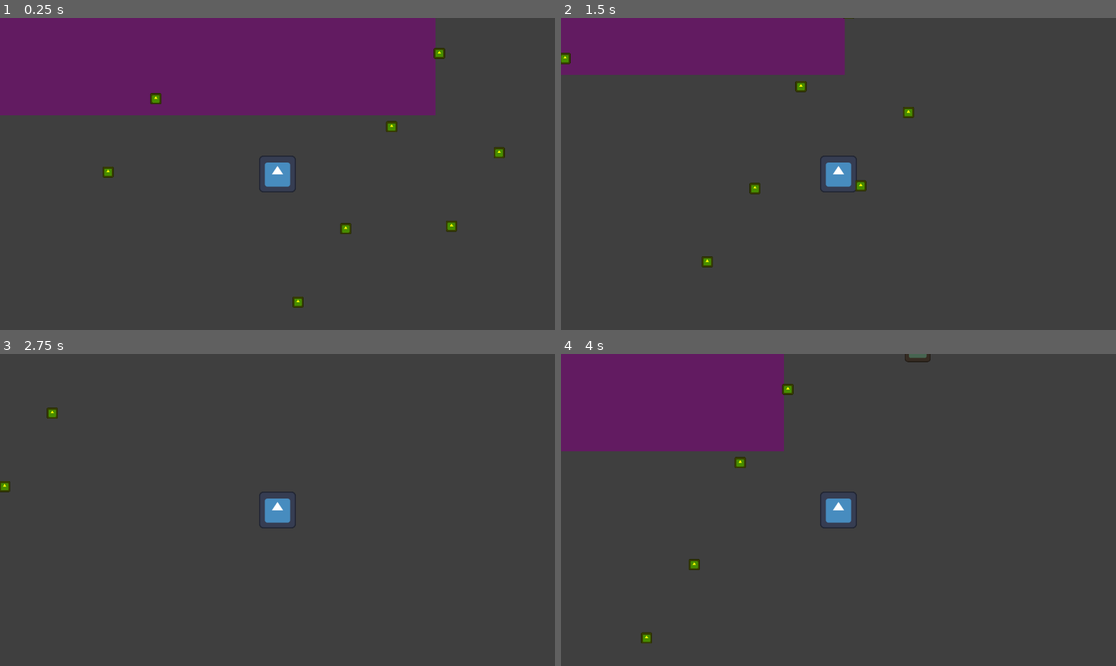
Above: before the commit, frames 1-4 (two rows, left to right).
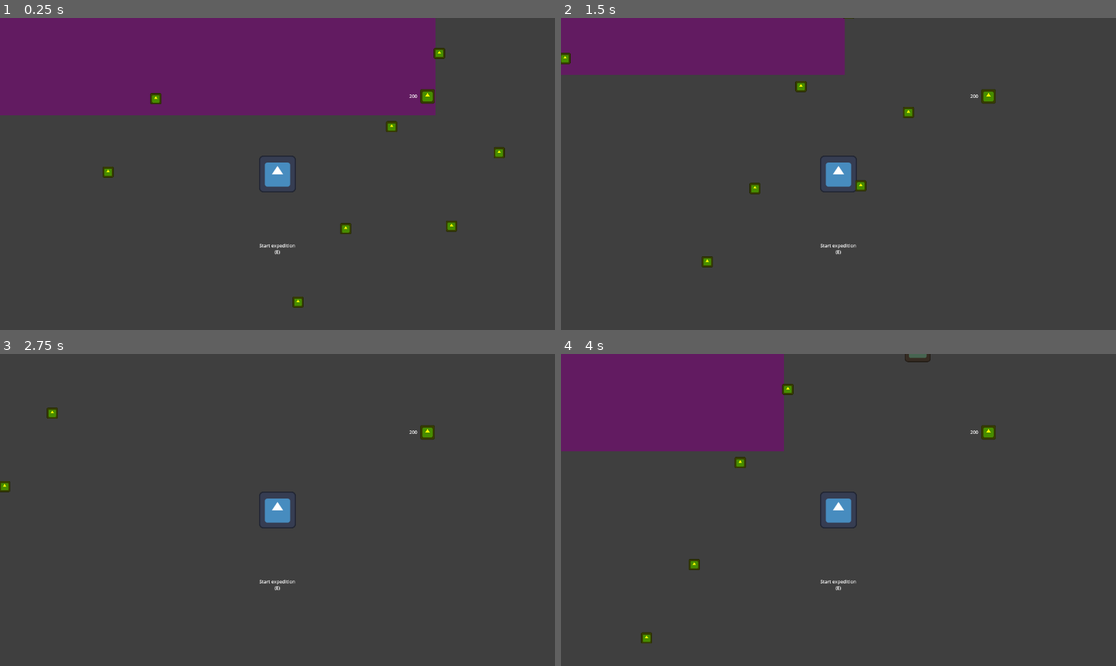
Above: after the commit, the same moments.

Repository: DeepRestGames/incremental-space-game
Game: Godot game, scene res://Scenes/Prototypes/Prototype_MainScene.tscn
Same seed, same stepped clock (60 frames per second), same inputs: the game is played once before the commit and once after it. The engine's default icon, where the game draws it, is replaced by a stand-in: a white triangle on a blue panel in a dark square.
Inputs (mouse positions are in pixels of both pictures, inside the frame that each line leads up to):
- Up to frame 1 (0.25 s): no input
- Up to frame 2 (1.5 s): tap Enter at 0.5 s; move the mouse to (960, 158) at 0.52 s; hold D (move_right) 0.53-1.28 s; hold E (interact) 0.53-1.28 s; move the mouse to (727, 189) at 1.27 s; hold S (move_down) from 1.28 s (still down); tap E (interact) at 1.35 s
- Up to frame 3 (2.75 s): move the mouse to (333, 441) at 2.02 s; release S (move_down) at 2.03 s; hold D (move_right) from 2.03 s (still down); hold E (interact) from 2.03 s (still down)
- Up to frame 4 (4 s): move the mouse to (810, 572) at 2.77 s; release D (move_right) at 2.78 s; release E (interact) at 2.78 s; hold W (move_up) 2.78-3.53 s; tap E (interact) at 2.85 s; move the mouse to (1005, 556) at 3.52 s; hold A (move_left) from 3.53 s (still down); hold E (interact) from 3.53 s (still down)

The runs differ from the first frame. In frame 1, 0.2% of the frame differs, in the area x 46-79%, y 22-76%; in frame 2, 0.2%; in frame 3, 0.2%; in frame 4, 0.2%.

Commit message:
[HUD] ResourceCounter

Diff:
--- a/Scenes/UI/HUD.tscn
+++ b/Scenes/UI/HUD.tscn
@@ -1,6 +1,8 @@
-[gd_scene load_steps=2 format=3 uid="uid://beyb44q40vqlr"]
+[gd_scene load_steps=4 format=3 uid="uid://beyb44q40vqlr"]
 
-[ext_resource type="Script" uid="uid://dl6hms7n2jhi" path="res://Scripts/UI/HUD/ExpeditionShipInteractionPrompt.gd" id="1_omqfp"]
+[ext_resource type="Script" uid="uid://dpykn5lx31kye" path="res://Scripts/UI/HUD/ExpeditionShipInteractionPrompt.gd" id="1_omqfp"]
+[ext_resource type="Texture2D" uid="uid://d3w6yyyfejaxw" path="res://icon.svg" id="2_qc5w2"]
+[ext_resource type="Script" uid="uid://cpsphmvsiuh1u" path="res://Scripts/UI/HUD/ResourceCounter.gd" id="2_xaom8"]
 
 [node name="HUD" type="Control"]
 custom_minimum_size = Vector2(1152, 648)
@@ -13,7 +15,6 @@
 metadata/_edit_use_anchors_ = true
 
 [node name="ExpeditionShipInteractionPrompt" type="Label" parent="."]
-visible = false
 layout_mode = 1
 anchors_preset = 7
 anchor_left = 0.5
@@ -47,3 +48,35 @@
 text = "(E)"
 horizontal_alignment = 1
 vertical_alignment = 1
+
+[node name="ResourcesCounter" type="Control" parent="."]
+custom_minimum_size = Vector2(300, 50)
+layout_mode = 1
+anchor_left = 0.711806
+anchor_top = 0.0462963
+anchor_right = 0.972222
+anchor_bottom = 0.123457
+grow_horizontal = 0
+script = ExtResource("2_xaom8")
+metadata/_edit_use_anchors_ = true
+
+[node name="HBoxContainer" type="HBoxContainer" parent="ResourcesCounter"]
+layout_mode = 1
+anchors_preset = 15
+anchor_right = 1.0
+anchor_bottom = 1.0
+grow_horizontal = 2
+grow_vertical = 2
+theme_override_constants/separation = 10
+alignment = 2
+
+[node name="Value" type="Label" parent="ResourcesCounter/HBoxContainer"]
+layout_mode = 2
+text = "000000"
+
+[node name="ResourceIcon" type="TextureRect" parent="ResourcesCounter/HBoxContainer"]
+modulate = Color(1, 1, 0, 1)
+layout_mode = 2
+texture = ExtResource("2_qc5w2")
+expand_mode = 3
+stretch_mode = 5
--- a/Scripts/GameManagers/GameManager.gd
+++ b/Scripts/GameManagers/GameManager.gd
@@ -44,6 +44,8 @@
 	print("Added resource")
 	print("Total resources: " + str(current_player_resource))
 
+	EventBus.emit_signal("update_HUD")
+
 
 func add_resource_deposit_box() -> void:
 	if current_player_resource <= 0:
--- /dev/null
+++ b/Scripts/UI/HUD/ResourceCounter.gd
@@ -0,0 +1,14 @@
+extends Control
+
+
+@onready var value = $HBoxContainer/Value
+
+
+func _ready() -> void:
+	EventBus.connect("update_HUD", update_resource_counter_value)
+
+	update_resource_counter_value()
+
+
+func update_resource_counter_value() -> void:
+	value.text = str(GameManager.current_player_resource)
